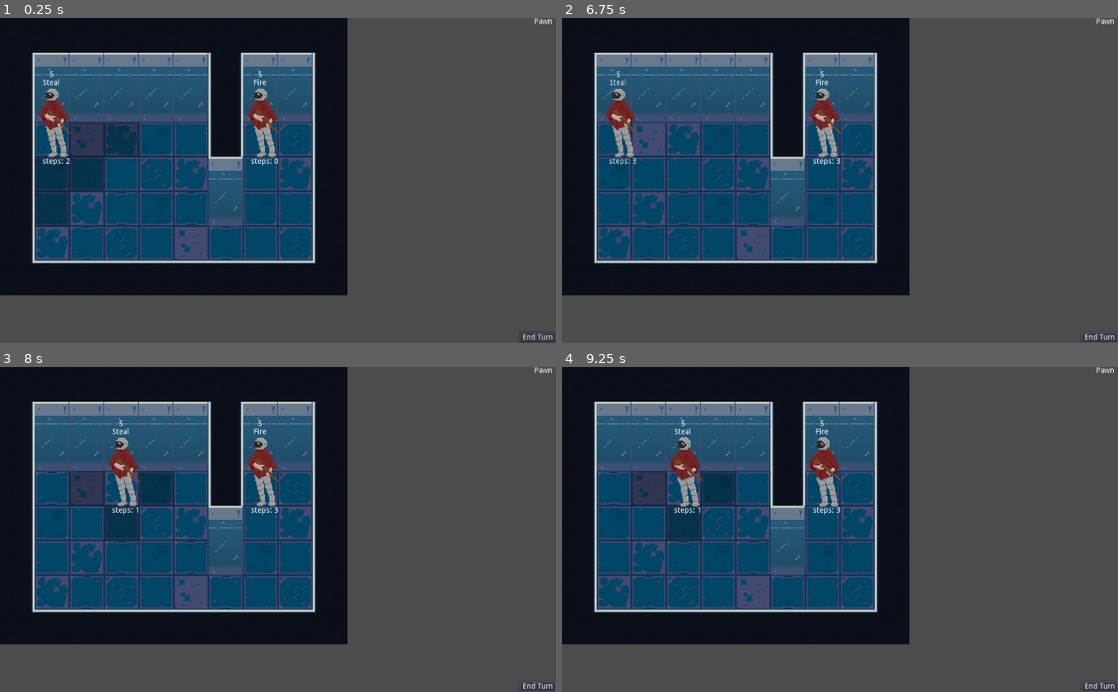
Above: before the commit, frames 1-4 (two rows, left to right).
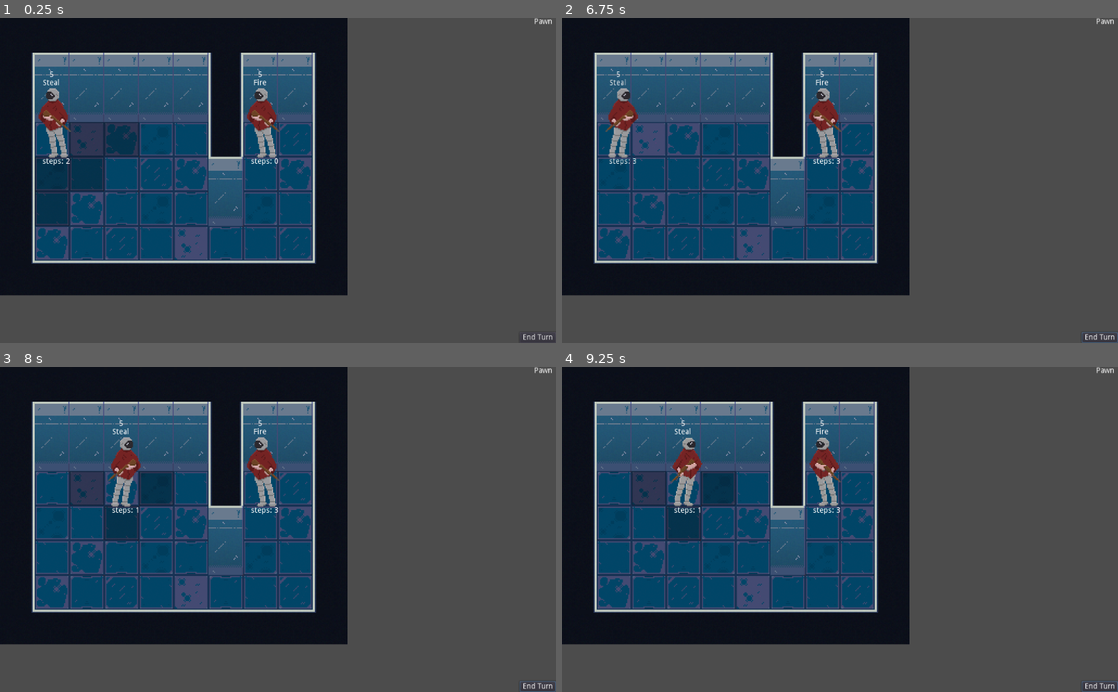
Above: after the commit, the same moments.

Repository: rudimentary-escapism/ld45
Game: Godot game, scene res://src/scenes/TestLevel.tscn
Two runs of this game, one before a commit and one after it. Both use one fixed random seed, a clock stepped at 60 frames per second and the inputs below.
Inputs (mouse positions are in pixels of both pictures, inside the frame that each line leads up to):
- Up to frame 1 (0.25 s): no input
- Up to frame 2 (6.75 s): click "End Turn" at 0.5 s; click "End Turn" at 1.25 s; click "End Turn" at 2 s; move the mouse to (962, 164) at 2.77 s; click (962, 164) at 2.92 s; move the mouse to (728, 196) at 3.52 s; click (728, 196) at 3.67 s; tap Enter at 4.25 s; move the mouse to (895, 109) at 4.27 s; click (895, 109) at 4.42 s; move the mouse to (812, 245) at 5.02 s; click (812, 245) at 5.17 s; move the mouse to (1006, 229) at 5.77 s; click (1006, 229) at 5.92 s; move the mouse to (673, 131) at 6.52 s; click (673, 131) at 6.67 s
- Up to frame 3 (8 s): move the mouse to (305, 529) at 7.27 s; click (305, 529) at 7.42 s
- Up to frame 4 (9.25 s): move the mouse to (756, 448) at 8.02 s; click (756, 448) at 8.17 s; move the mouse to (962, 513) at 8.77 s; click (962, 513) at 8.92 s

The runs differ from the first frame. In frame 1, 0.5% of the frame differs, in the area x 6-51%, y 21-43%; in frame 2, 0.9%, in the area x 7-51%, y 21-43%; in frame 3, 0.9%; in frame 4, 0.9%.

Commit message:
attack area is added

Diff:
--- a/src/scenes/Pawn.tscn
+++ b/src/scenes/Pawn.tscn
@@ -49,4 +49,5 @@
 [node name="AnimatedSprite" type="AnimatedSprite" parent="."]
 position = Vector2( 37, 2 )
 frames = SubResource( 1 )
+frame = 1
 playing = true
--- a/src/scenes/TestLevel.tscn
+++ b/src/scenes/TestLevel.tscn
@@ -157,6 +157,24 @@
 0/shapes = [  ]
 0/z_index = 0
 
+[sub_resource type="TileSet" id=4]
+0/name = "Empty.png 0"
+0/texture = ExtResource( 7 )
+0/tex_offset = Vector2( 0, 0 )
+0/modulate = Color( 0, 1, 0, 0.643137 )
+0/region = Rect2( 0, 0, 64, 64 )
+0/tile_mode = 0
+0/occluder_offset = Vector2( 0, 0 )
+0/navigation_offset = Vector2( 0, 0 )
+0/shapes = [ {
+"autotile_coord": Vector2( 0, 0 ),
+"one_way": false,
+"one_way_margin": 1.0,
+"shape": null,
+"shape_transform": Transform2D( 1, 0, 0, 1, 0, 0 )
+} ]
+0/z_index = 0
+
 [node name="TestLevel" type="Node2D"]
 script = ExtResource( 1 )
 
@@ -208,4 +226,8 @@
 tile_set = SubResource( 3 )
 format = 1
 script = ExtResource( 20 )
+
+[node name="AttackArea" type="TileMap" parent="."]
+tile_set = SubResource( 4 )
+format = 1
 [connection signal="pressed" from="UI/EndTurnButton" to="UI" method="_on_EndTurnButton_pressed"]
--- a/src/scripts/Events.gd
+++ b/src/scripts/Events.gd
@@ -2,6 +2,8 @@
 
 #warning-ignore:unused_signal
 signal click(pawn, coordinate)
+#warning-ignore:unused_signal
+signal mouse_motion(pawn, coordinate)
 #warning-ignore:unused_signal
 signal unit_activated(pawn)
 #warning-ignore:unused_signal
--- a/src/scripts/Level.gd
+++ b/src/scripts/Level.gd
@@ -4,7 +4,9 @@
 
 func _ready():
     if Events.connect("click", self, "_on_Pawn_click"):
-        print("Cannot see, if user clicks")
+        print(name + " cannot see, if user clicks")
+    if Events.connect("mouse_motion", self, "_on_Pawn_mouse_motion"):
+        print(name + " cannot see, if user mouse is moved")
 
     for pawn in map.get_children():
         Queue.add(pawn)
@@ -15,6 +17,35 @@
         #warning-ignore:unassigned_variable
         { "some": var unit }:
             if unit != pawn:
-                pawn.attack(unit)
+                match get_attack_path(pawn, unit):
+                    #warning-ignore:unassigned_variable
+                    { "some": var path }:
+                        pawn.attack(unit)
         { "none": 0 }:
             pawn.move(map.find_path(pawn.position, coordinate))
+
+func _on_Pawn_mouse_motion(pawn: Node2D, coordinate: Vector2) -> void:
+    $WalkingArea.visible = true
+    var area = $AttackArea
+    area.clear()
+    match map.get_pawn(coordinate):
+        #warning-ignore:unassigned_variable
+        { "some": var unit }:
+            if unit != pawn:
+                match get_attack_path(pawn, unit):
+                    #warning-ignore:unassigned_variable
+                    { "some": var path }:
+                        $WalkingArea.visible = false
+                        for point in path:
+                            area.set_cellv(point, 0)
+
+
+func get_attack_path(pawn: Pawn, target: Pawn) -> Dictionary:
+    var area = $AttackArea
+    var from = area.world_to_map(pawn.position)
+    var to = area.world_to_map(target.position)
+    var path = pawn.get_attack_path(from, to)
+    for point in path:
+        if Map.is_disabledv(point):
+            return { "none": 0 }
+    return { "some": path }
--- a/src/scripts/Pawn.gd
+++ b/src/scripts/Pawn.gd
@@ -74,6 +74,29 @@
                 emit_signal("idle")
 
 
+static func get_attack_path(from: Vector2, to: Vector2) -> Array:
+    var diff: = to - from
+    var neutral: = diff.abs()
+    var signs: = Vector2(1 if diff.x > 0 else -1, 1 if diff.y > 0 else -1)
+
+    var point: = from
+    var path: = []
+    var init: = Vector2.ZERO
+    while init.x < neutral.x || init.y < neutral.y:
+        if (1 + 2 * init.x) * neutral.y == (1 + 2 * init.y) * neutral.x:
+            point += signs
+            init += Vector2(1, 1)
+        elif (1 + 2 * init.x) * neutral.y < (1 + 2 * init.y) * neutral.x:
+            point.x += signs.x
+            init.x += 1
+        else:
+            point.y += signs.y
+            init.y += 1
+        path.push_back(point)
+    path.pop_back()
+    return path
+
+
 func damage(damage: int) -> void:
     hp -= damage
     $HP.text = str(hp)
@@ -88,4 +111,4 @@
 
 func _flip_h(value: bool) -> void:
     flip_h = value
-    $Sprite.flip_h = flip_h
+    $AnimatedSprite.flip_h = flip_h
--- a/src/scripts/PlayerController.gd
+++ b/src/scripts/PlayerController.gd
@@ -19,6 +19,9 @@
     if event is InputEventMouseButton and event.pressed:
         Events.emit_signal("click", get_parent(), event.position)
 
+    if event is InputEventMouseMotion:
+        Events.emit_signal("mouse_motion", get_parent(), event.position)
+
 
 func _ready() -> void:
     if get_parent().connect("idle", self, "_on_Pawn_idle"):
--- a/src/scripts/skills/Fire.gd
+++ b/src/scripts/skills/Fire.gd
@@ -1,6 +1,6 @@
 extends Node
 
-func use(target: Pawn) -> void:
+static func use(target: Pawn) -> void:
     target.damage(1)
 
 func _ready() -> void:
Not shown: 1 places in src/scenes/TestLevel.tscn that only renumber resources
